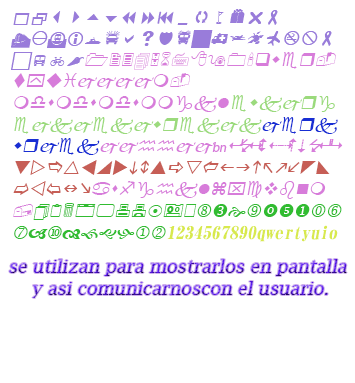
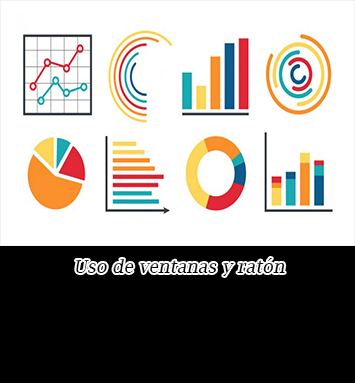
The second w=355, h=383 image is a revision of the first. Changes to its layers:
added layer "graficos" above "Uso de ventanas y ratón" over [0, 0, 355, 246]
renamed "se utilizan para mostrarlos en pantalla y asi comunicarnoscon" to "Uso de ventanas y ratón", painted on it over [9, 258, 347, 298]
removed layer "1234567890qwertyuiopasdfghjkñzxcvb,1234567890'qwertyuijjjjmmdsm" over [11, 9, 343, 242]
painted on "Fondo" over [0, 0, 355, 383]
